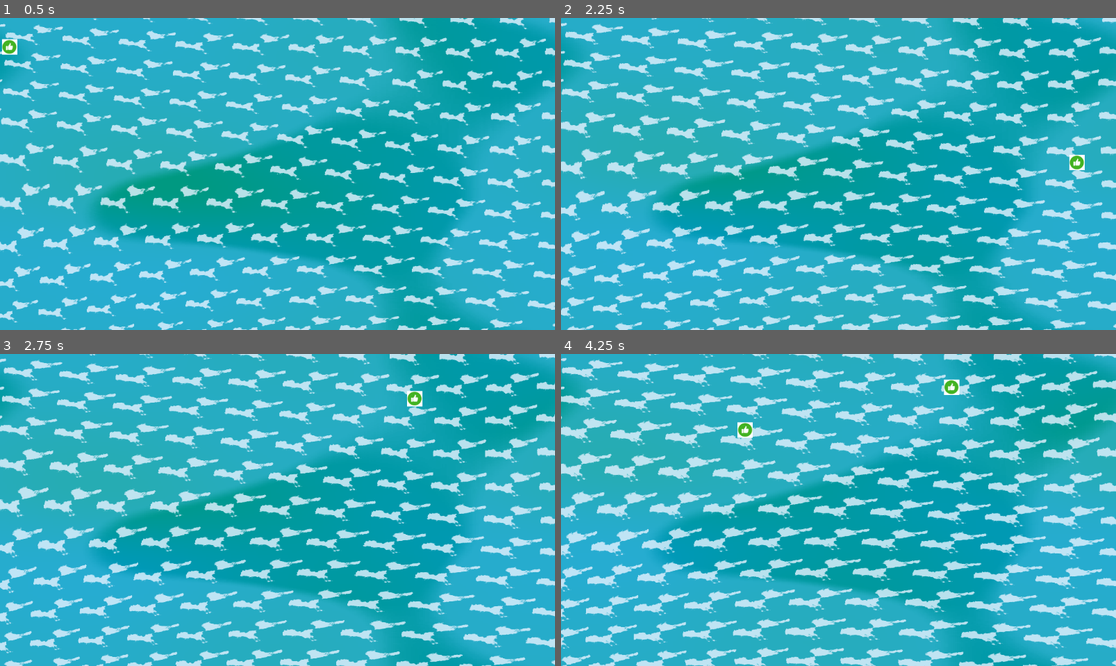
Above: before the commit, frames 1-4 (two rows, left to right).
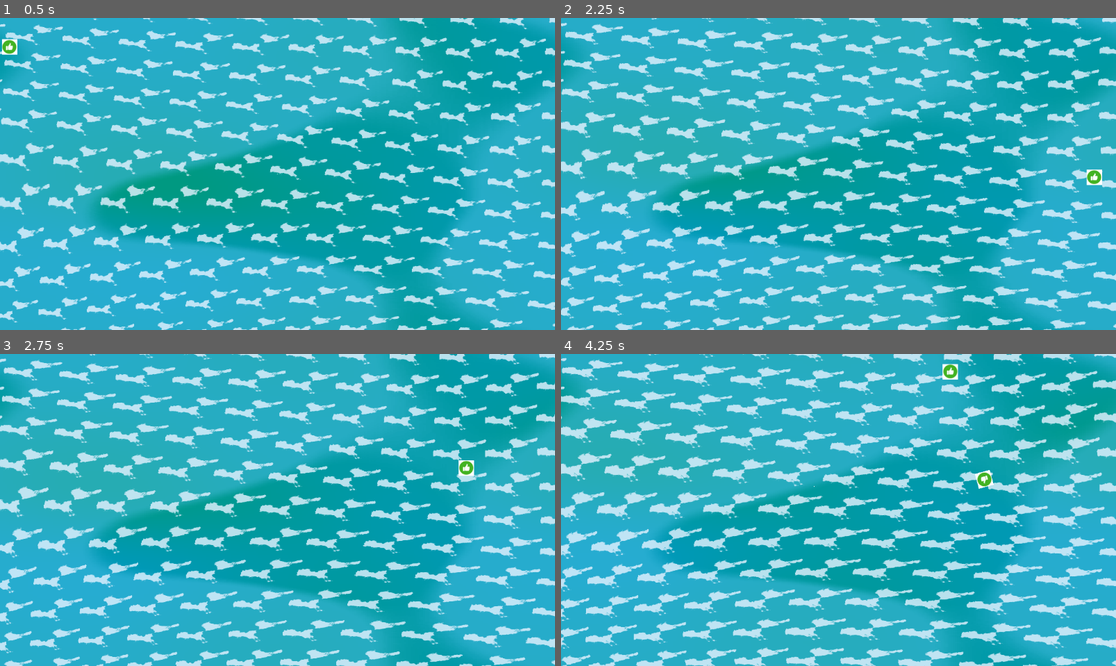
Above: after the commit, the same moments.

Repository: Of-Machines-and-Men/flotscum
Game: Godot game, scene res://scenes/levels/game_world.tscn
The game is run twice, just before and just after one commit, with the same random seed, the same clock (stepped at 60 frames per second) and the same inputs.
Inputs (mouse positions are in pixels of both pictures, inside the frame that each line leads up to):
- Up to frame 1 (0.5 s): no input
- Up to frame 2 (2.25 s): move the mouse to (960, 158) at 0.52 s; hold D (moveright) 0.53-1.28 s; move the mouse to (727, 189) at 1.27 s; hold S (movedown) 1.28-2.03 s; move the mouse to (894, 105) at 2.02 s; hold D (moveright) from 2.03 s (still down)
- Up to frame 3 (2.75 s): keep holding D (moveright)
- Up to frame 4 (4.25 s): move the mouse to (810, 572) at 2.77 s; release D (moveright) at 2.78 s; hold W (moveup) 2.78-3.53 s; move the mouse to (1005, 556) at 3.52 s; hold A (moveleft) from 3.53 s (still down)

Frame 1 is identical in both runs. In frame 2, 0.3% of the frame differs, in the area x 75-98%, y 43-98%; in frame 3, 0.3%; in frame 4, 0.6%, in the area x 31-78%, y 3-44%.

Commit message:
default value tweaking/balancing
Player was outpacing camera. So, reduced player thrust and increased speed ramp co-efficient, reduced leashing box size and upped max and min speed in order to keep pace with player and ensure good camera feel.

Diff:
--- a/scenes/levels/game_world.tscn
+++ b/scenes/levels/game_world.tscn
@@ -81,6 +81,8 @@
 [node name="Camera2D" type="Camera2D" parent="." unique_id=1591346675]
 script = ExtResource("2_75bvq")
 target = NodePath("../RigidBody2D")
+box_size = Vector2(100, 50)
+speed_ramp = 10.0
 
 [node name="Entities" type="Node2D" parent="." unique_id=2140729309]
 
--- a/scripts/playercharacter/camera.gd
+++ b/scripts/playercharacter/camera.gd
@@ -1,10 +1,10 @@
 extends Camera2D
 
 @export var target: NodePath
-@export var box_size: Vector2 = Vector2(200, 150) # Deadzone
-@export var min_speed: float = 50.0
-@export var max_speed: float = 600.0
-@export var speed_ramp: float = 3.0 # speed co-efficient
+@export var box_size: Vector2 = Vector2(150, 100) # Deadzone
+@export var min_speed: float = 250.0
+@export var max_speed: float = 1000.0
+@export var speed_ramp: float = 7.0 # speed co-efficient
 
 var _target_node: RigidBody2D
 
--- a/scripts/playercharacter/movement.gd
+++ b/scripts/playercharacter/movement.gd
@@ -1,6 +1,6 @@
 extends RigidBody2D
 
-@export var thrust_force: float = 2000.0
+@export var thrust_force: float = 1000.0
 
 func _ready():
 	gravity_scale = 0.0
